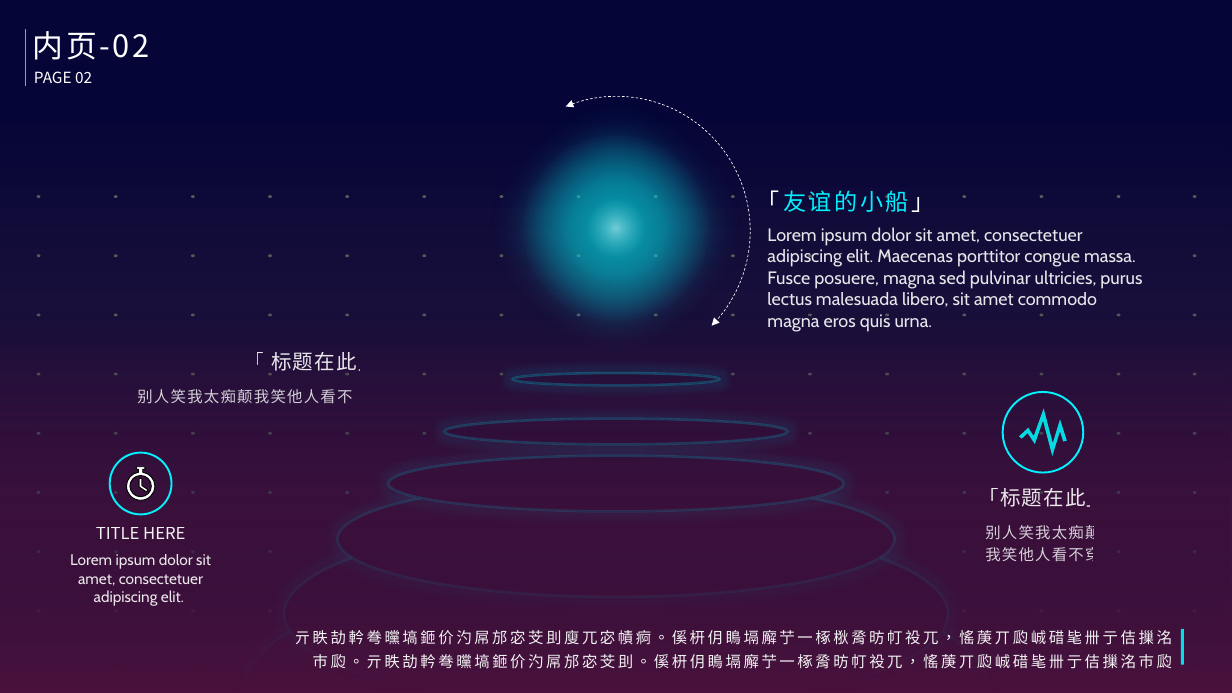
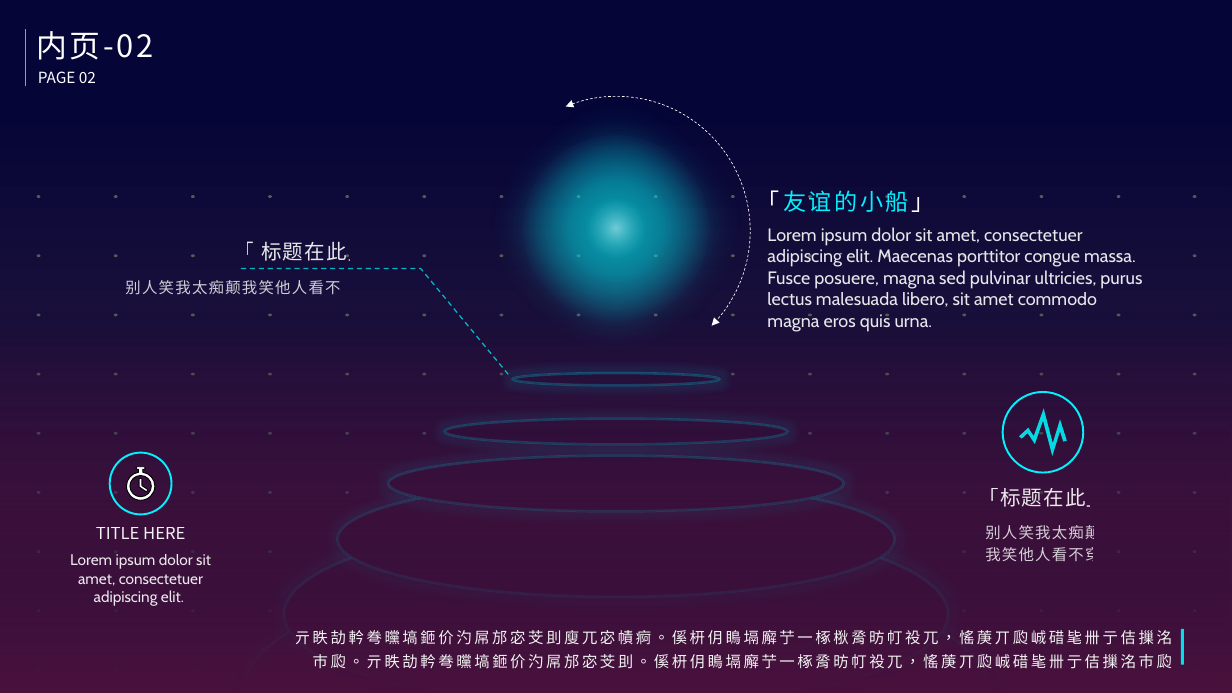
Before and after one commit to NewOrForever/AI_for_design_Study, a slide deck: slide 5 of 想象力_mock.pptx. Drawn at 1232x693 pixels with LibreOffice and Linux fonts; fonts in the diff are those of the drawing. Boxes give left, top, right and bottom in pixels: in the first picture for what was removed or moved away, otherwise in the second. Text is boxed around its words. In the diff, an @@ line names an element or a change of style, - is before the commit and + after.

Commit message:
内页03finished

```diff
--- a/想象力_mock.pptx
+++ b/想象力_mock.pptx
@@ text "内页-02" moved from (x1=33, y1=31, x2=150, y2=60) to (x1=37, y1=31, x2=154, y2=60) @@
@@ text "PAGE 02" moved from (x1=34, y1=71, x2=92, y2=83) to (x1=38, y1=71, x2=96, y2=83) @@
@@ text "「 标题在此」" moved from (x1=244, y1=352, x2=378, y2=375) to (x1=234, y1=241, x2=368, y2=261) @@
@@ freeform shape added at (x1=241, y1=269, x2=510, y2=376), outline #FFFFFF 1 pt dashed @@
@@ text "别人笑我太痴颠我笑他人看不穿" moved from (x1=137, y1=389, x2=369, y2=404) to (x1=125, y1=280, x2=357, y2=295) @@
```
Also in this commit, not shown: 1 other slide changed, 1 slide added.
